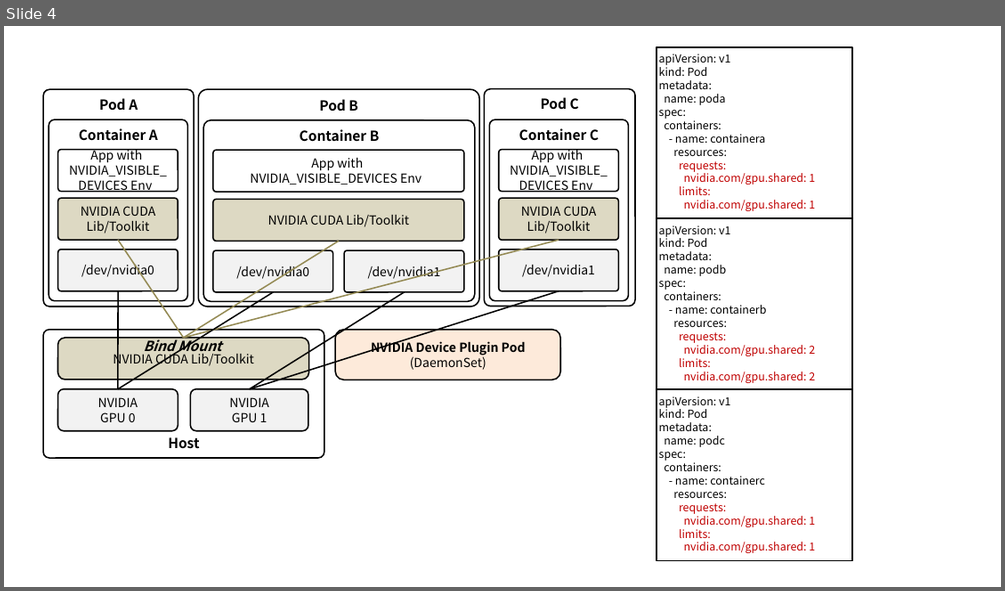
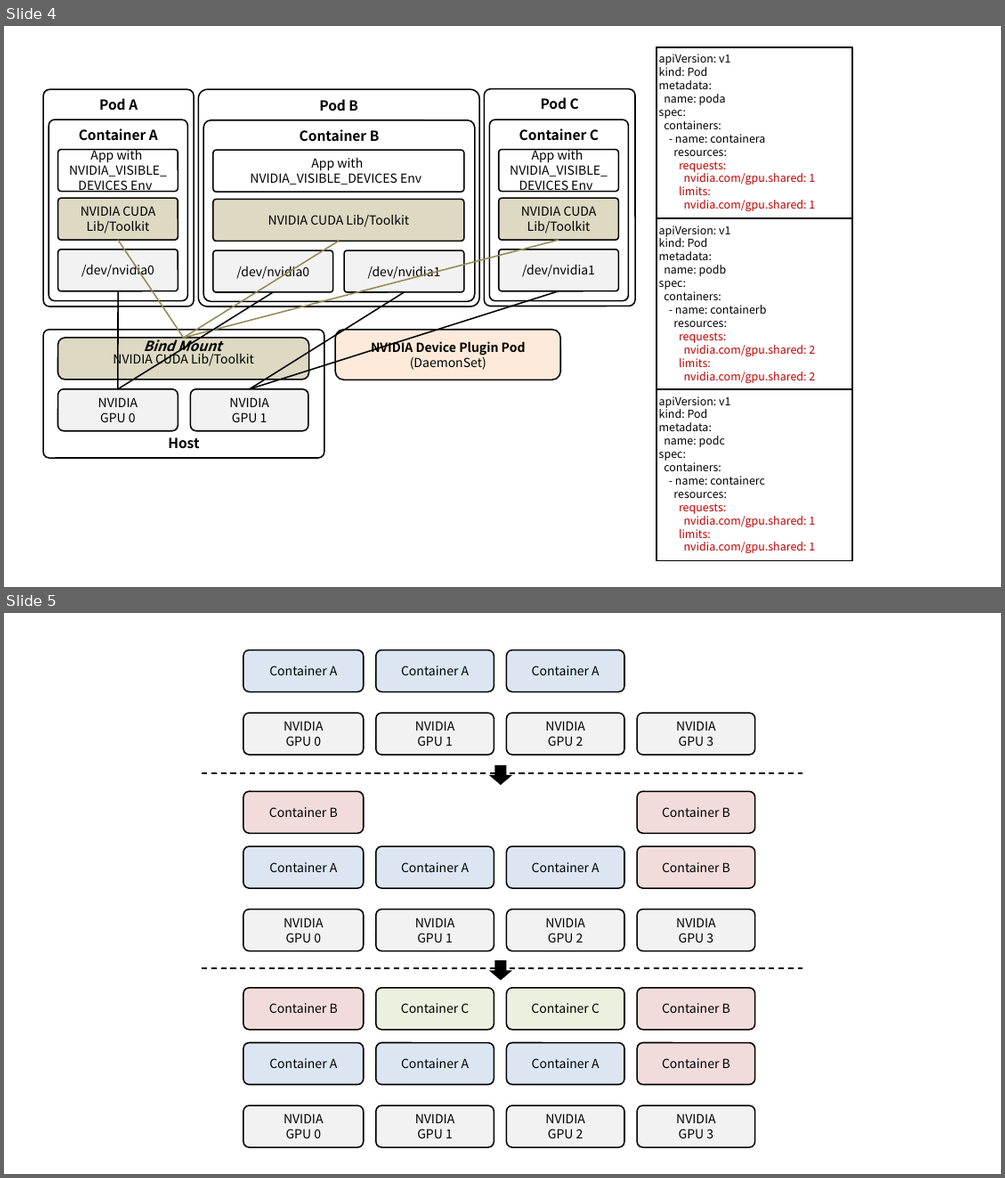
Before and after one commit to ssup2/blog-software, a slide deck: content/docs/theory-analysis/kubernetes-nvidia-device-plugin/images/images.pptx. Shown one above the other, each under a label of ours: slide 4 before the commit, slides 4 and 5 after it. The pictures are 1005x591 and 1005x1178 pixels, drawn with LibreOffice and Linux fonts; fonts in the diff are those of the drawing. Boxes give left, top, right and bottom in pixels: in the first picture for what was removed or moved away, otherwise in the second. Text is boxed around its words. In the diff, an @@ line names an element or a change of style, - is before the commit and + after.

```diff
--- a/content/docs/theory-analysis/kubernetes-nvidia-device-plugin/images/images.pptx
+++ b/content/docs/theory-analysis/kubernetes-nvidia-device-plugin/images/images.pptx
@@ slide 5 added at (4, 613, 1001, 1174), background #FFFFFF @@
@@ rounded rectangle added at (243, 649, 363, 691), fill #DCE6F2, outline #000000 1 pt, 9 pt, text #000000 @@
+Container A
@@ rounded rectangle added at (376, 649, 494, 691), fill #DCE6F2, outline #000000 1 pt, 9 pt, text #000000 @@
+Container A
@@ rounded rectangle added at (506, 649, 624, 691), fill #DCE6F2, outline #000000 1 pt, 9 pt, text #000000 @@
+Container A
@@ rounded rectangle added at (243, 713, 363, 755), fill #F2F2F2, outline #000000 1 pt, 9 pt, text #000000 @@
+NVIDIA
+GPU 0
@@ rounded rectangle added at (376, 713, 494, 755), fill #F2F2F2, outline #000000 1 pt, 9 pt, text #000000 @@
+NVIDIA
+GPU 1
@@ rounded rectangle added at (506, 713, 624, 755), fill #F2F2F2, outline #000000 1 pt, 9 pt, text #000000 @@
+NVIDIA
+GPU 2
@@ rounded rectangle added at (637, 713, 754, 755), fill #F2F2F2, outline #000000 1 pt, 9 pt, text #000000 @@
+NVIDIA
+GPU 3
@@ down arrow added at (488, 765, 511, 786), fill #000000 @@
@@ line added from (202, 773) to (801, 773), #000000 1 pt dashed @@
@@ rounded rectangle added at (243, 791, 363, 834), fill #F2DCDB, outline #000000 1 pt, 9 pt, text #000000 @@
+Container B
@@ rounded rectangle added at (637, 791, 754, 834), fill #F2DCDB, outline #000000 1 pt, 9 pt, text #000000 @@
+Container B
@@ rounded rectangle added at (243, 846, 363, 888), fill #DCE6F2, outline #000000 1 pt, 9 pt, text #000000 @@
+Container A
@@ rounded rectangle added at (376, 846, 494, 888), fill #DCE6F2, outline #000000 1 pt, 9 pt, text #000000 @@
+Container A
@@ rounded rectangle added at (506, 846, 624, 888), fill #DCE6F2, outline #000000 1 pt, 9 pt, text #000000 @@
+Container A
@@ rounded rectangle added at (637, 846, 754, 888), fill #F2DCDB, outline #000000 1 pt, 9 pt, text #000000 @@
+Container B
@@ rounded rectangle added at (243, 909, 363, 951), fill #F2F2F2, outline #000000 1 pt, 9 pt, text #000000 @@
+NVIDIA
+GPU 0
@@ rounded rectangle added at (376, 909, 494, 951), fill #F2F2F2, outline #000000 1 pt, 9 pt, text #000000 @@
+NVIDIA
+GPU 1
@@ rounded rectangle added at (506, 909, 624, 951), fill #F2F2F2, outline #000000 1 pt, 9 pt, text #000000 @@
+NVIDIA
+GPU 2
@@ rounded rectangle added at (637, 909, 754, 951), fill #F2F2F2, outline #000000 1 pt, 9 pt, text #000000 @@
+NVIDIA
+GPU 3
@@ line added from (202, 968) to (801, 968), #000000 1 pt dashed @@
@@ down arrow added at (488, 960, 511, 980), fill #000000 @@
@@ rounded rectangle added at (243, 988, 363, 1030), fill #F2DCDB, outline #000000 1 pt, 9 pt, text #000000 @@
+Container B
@@ rounded rectangle added at (376, 988, 494, 1030), fill #EBF1DE, outline #000000 1 pt, 9 pt, text #000000 @@
+Container C
@@ rounded rectangle added at (506, 988, 624, 1030), fill #EBF1DE, outline #000000 1 pt, 9 pt, text #000000 @@
+Container C
@@ rounded rectangle added at (637, 988, 754, 1030), fill #F2DCDB, outline #000000 1 pt, 9 pt, text #000000 @@
+Container B
@@ rounded rectangle added at (243, 1043, 363, 1085), fill #DCE6F2, outline #000000 1 pt, 9 pt, text #000000 @@
+Container A
@@ rounded rectangle added at (376, 1043, 494, 1085), fill #DCE6F2, outline #000000 1 pt, 9 pt, text #000000 @@
+Container A
@@ rounded rectangle added at (506, 1043, 624, 1085), fill #DCE6F2, outline #000000 1 pt, 9 pt, text #000000 @@
+Container A
@@ rounded rectangle added at (637, 1043, 754, 1085), fill #F2DCDB, outline #000000 1 pt, 9 pt, text #000000 @@
+Container B
@@ rounded rectangle added at (243, 1105, 363, 1147), fill #F2F2F2, outline #000000 1 pt, 9 pt, text #000000 @@
+NVIDIA
+GPU 0
@@ rounded rectangle added at (376, 1105, 494, 1147), fill #F2F2F2, outline #000000 1 pt, 9 pt, text #000000 @@
+NVIDIA
+GPU 1
@@ rounded rectangle added at (506, 1105, 624, 1147), fill #F2F2F2, outline #000000 1 pt, 9 pt, text #000000 @@
+NVIDIA
+GPU 2
@@ rounded rectangle added at (637, 1105, 754, 1147), fill #F2F2F2, outline #000000 1 pt, 9 pt, text #000000 @@
+NVIDIA
+GPU 3
```
Also in this commit, not shown: 4 other files.
